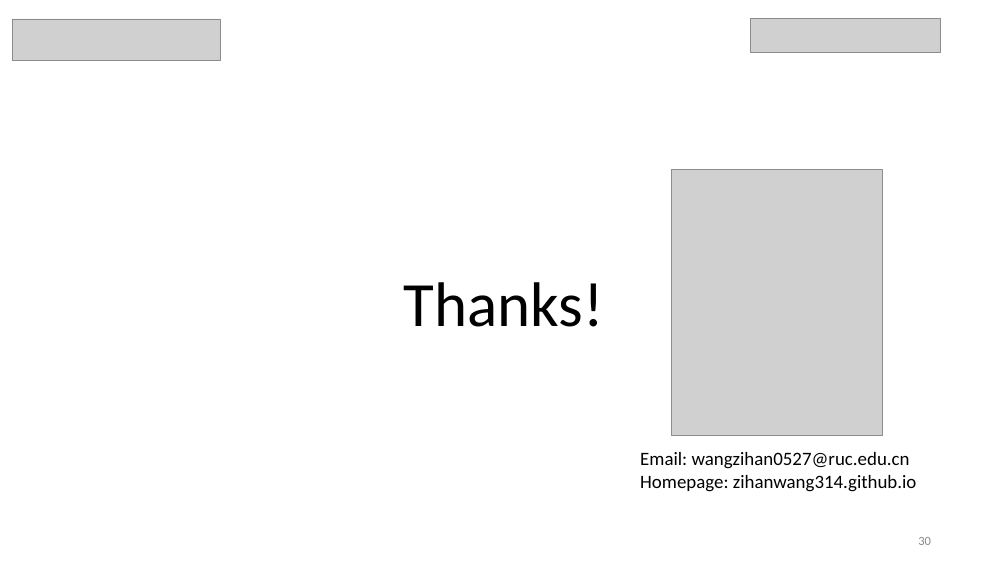
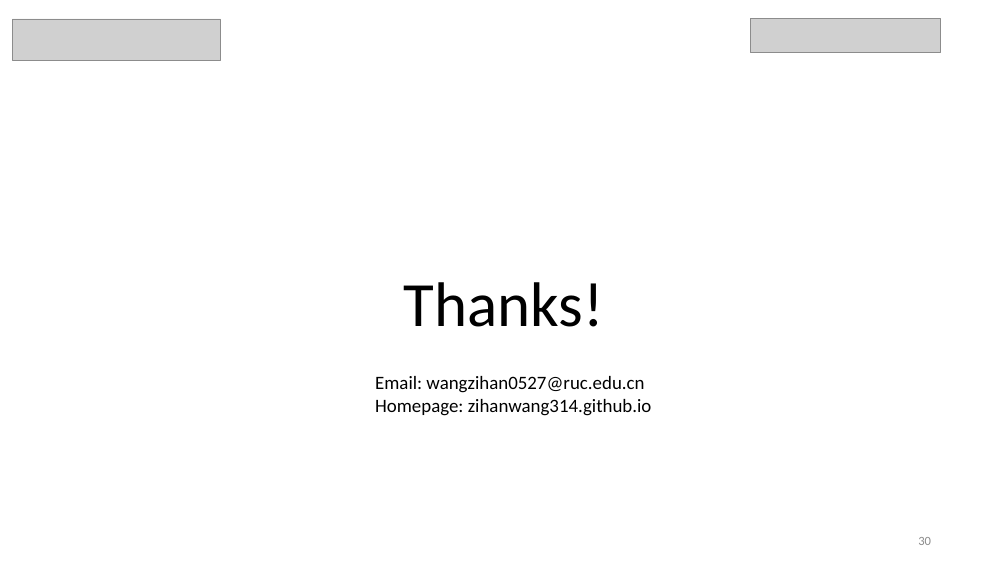
Before and after one commit to realjules/personalweb, a slide deck: slide 30 of data/pretraining.pptx. Drawn at 1008x567 pixels with LibreOffice and Linux fonts; fonts in the diff are those of the drawing; grey boxes stand for pictures; background and template pictures are left out. Boxes give left, top, right and bottom in pixels: in the first picture for what was removed or moved away, otherwise in the second. Text is boxed around its words. In the diff, an @@ line names an element or a change of style, - is before the commit and + after.

Commit message:
update

```diff
--- a/data/pretraining.pptx
+++ b/data/pretraining.pptx
@@ picture removed at [671,169,882,436] @@
@@ text "Email: wangzihan0527@ruc.edu.cn": place and size @@
-text "Email: wangzihan0527@ruc.edu.cn" at [640,452,917,492]
+text "Email: wangzihan0527@ruc.edu.cn" at [375,376,652,416]
```
